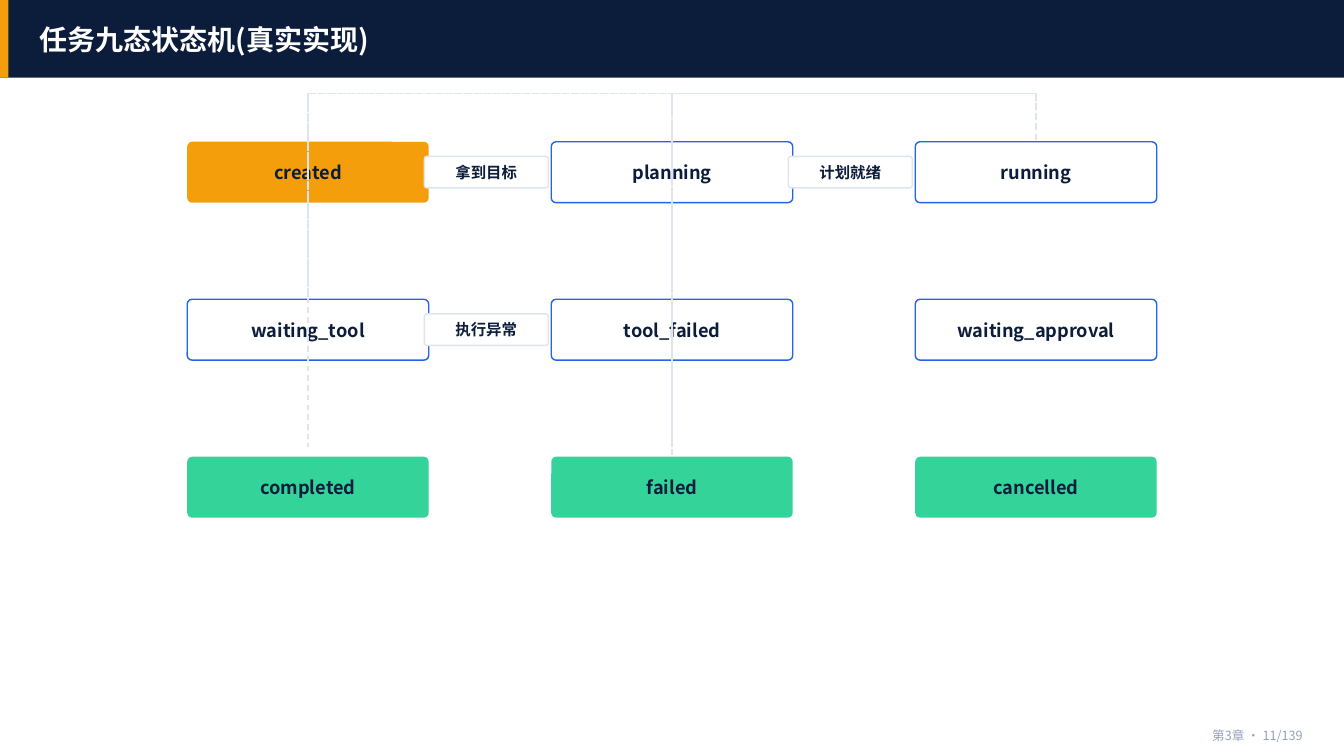
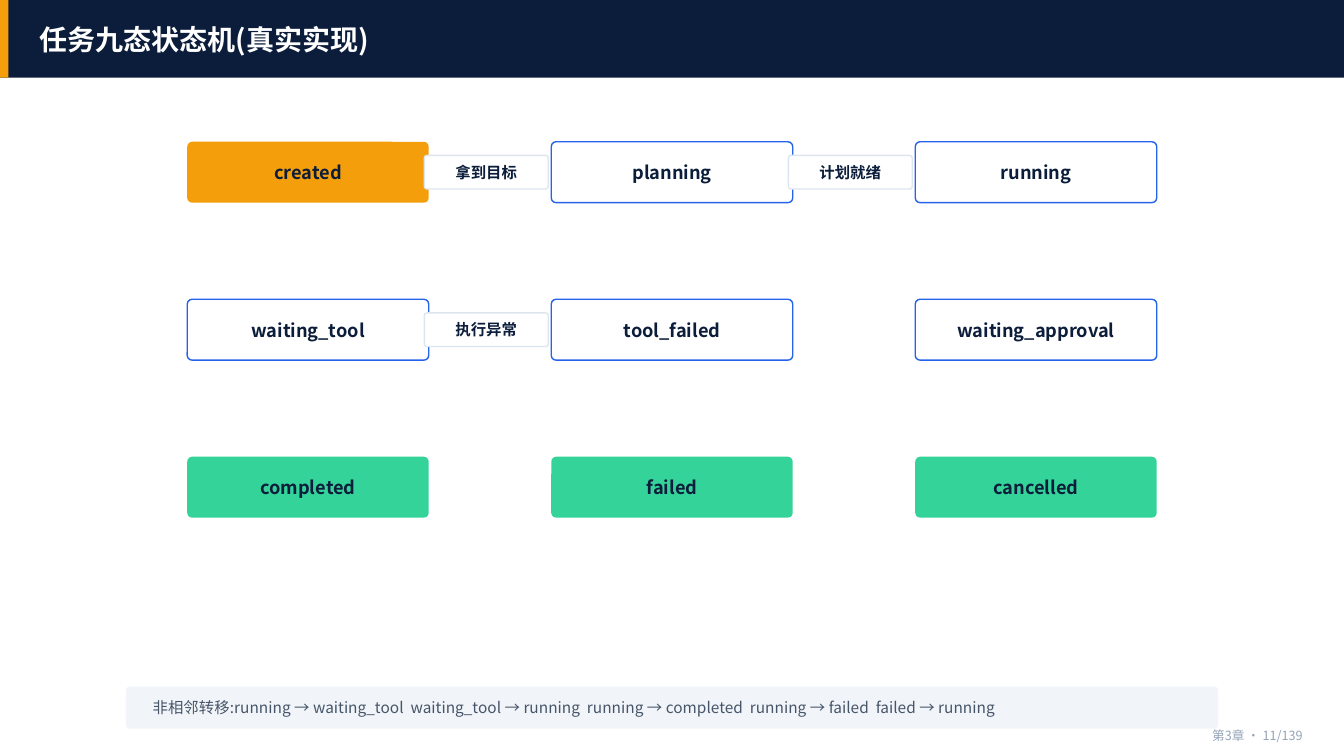
Before and after one commit to tianqiongenze/ai-agent-bootcamp-course, a slide deck: slide 11 of 03-课件PPT/第3章-Agent Loop.pptx. Drawn at 1344x756 pixels with LibreOffice and Linux fonts; fonts in the diff are those of the drawing. Boxes give left, top, right and bottom in pixels: in the first picture for what was removed or moved away, otherwise in the second. Text is boxed around its words. In the diff, an @@ line names an element or a change of style, - is before the commit and + after.

```diff
--- a/03-课件PPT/第3章-Agent Loop.pptx
+++ b/03-课件PPT/第3章-Agent Loop.pptx
@@ line removed from (309, 94) to (309, 290) @@
@@ line removed from (309, 297) to (309, 94) @@
@@ line removed from (309, 94) to (1036, 94) @@
@@ line removed from (1036, 94) to (309, 94) @@
@@ line removed from (309, 94) to (309, 448) @@
@@ line removed from (1036, 94) to (673, 94) @@
@@ line removed from (673, 94) to (673, 448) @@
@@ line removed from (673, 455) to (673, 94) @@
@@ line removed from (673, 94) to (1036, 94) @@
@@ line removed from (1036, 140) to (1036, 94) @@
@@ line removed from (1036, 94) to (1036, 132) @@
@@ rounded rectangle added at (x1=126, y1=687, x2=1218, y2=729), fill #F1F5F9 @@
@@ text added at (x1=153, y1=700, x2=994, y2=717), 11 pt, text #475569 @@
+非相邻转移:running → waiting_tool waiting_tool → running running → completed running → failed failed → running
```
Also in this commit, not shown: 5 other slides changed, 37 other files.
